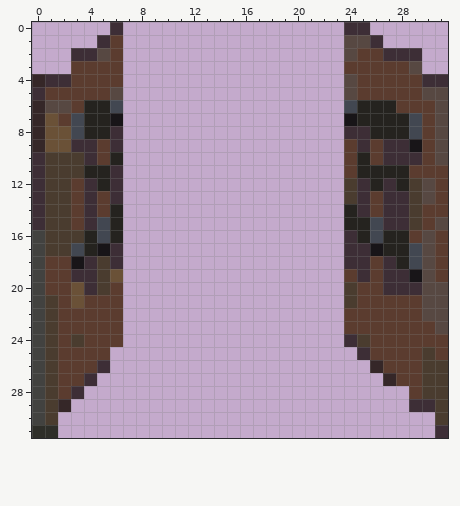
File history of a pixel-art sprite, core/assets/addtoskin/door-open.png. Above: the version before the commit.
The file is 32x32 pixels.
After:
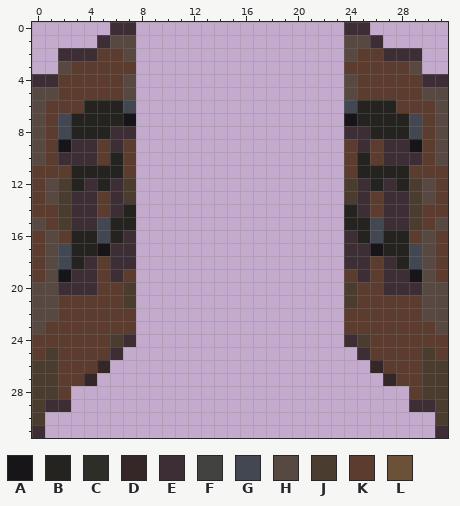
Palette (. is transparent): A #181518  B #25231f  C #2e2e29  D #352728  E #3d2e36  F #424240  G #424751  H #574842  J #4a3c2f  K #5b3c2f  L #6a5137
Edits made:
@@ x 0..9 @@
- 0 ......E...
- 1 .....EK...
- 2 ...EEHK...
- 3 ...KKKK...
- 4 DEEKKKK...
- 5 EKKKKKH...
- 6 DHHKBBG...
- 7 DLKGBBA...
- 8 DLLGBBE...
- 9 DLLEEKE...
-10 EJJJEKB...
-11 EJJJBBE...
-12 EJJKEBE...
-13 EJJKEKE...
-14 EJJKEKB...
-15 EJJKEGB...
-16 FJJJBGB...
-17 FJJGBAE...
-18 FKKAEJE...
-19 FKKEEJL...
-20 FKKLEJK...
-21 FJKLKKK...
-22 FJKKKKK...
-23 FJKKKKK...
-24 FJKJKKK...
-25 FJKKKK....
-26 FJKKKE....
-27 FJKKE.....
-28 FJKE......
-29 FJD.......
-30 FJ........
-31 CC........
+ 0 ......EE..
+ 1 .....EHH..
+ 2 ..EEEKKH..
+ 3 ..HKKKKK..
+ 4 EEKKKKKH..
+ 5 HHKKKKKH..
+ 6 HKKKBBBG..
+ 7 HKGBBBBA..
+ 8 HKGBBBEE..
+ 9 HKAEEKEK..
+10 HKEEEKBK..
+11 KKKBBBBK..
+12 KHJBEBEJ..
+13 KHJEEKEJ..
+14 KKJEEKEB..
+15 HKJEEGBB..
+16 KHKBBGBE..
+17 KHGBBAEE..
+18 KHGBEKEE..
+19 KHAEEKEK..
+20 HHEEEKKJ..
+21 HHKKKKKJ..
+22 HHKKKKKK..
+23 HKKKKKKK..
+24 KKKKKKJE..
+25 KJKKKKE...
+26 JJKKKD....
+27 JJKKD.....
+28 JJK.......
+29 JEE.......
+30 J.........
+31 E.........
